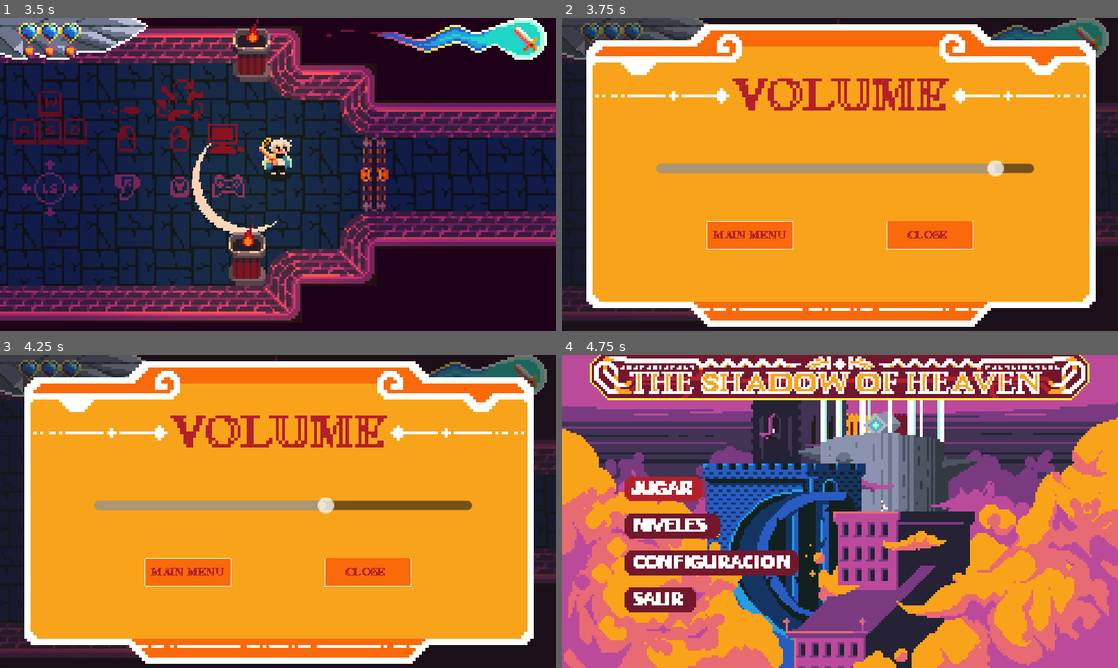
Above: before the commit, frames 1-4 (two rows, left to right).
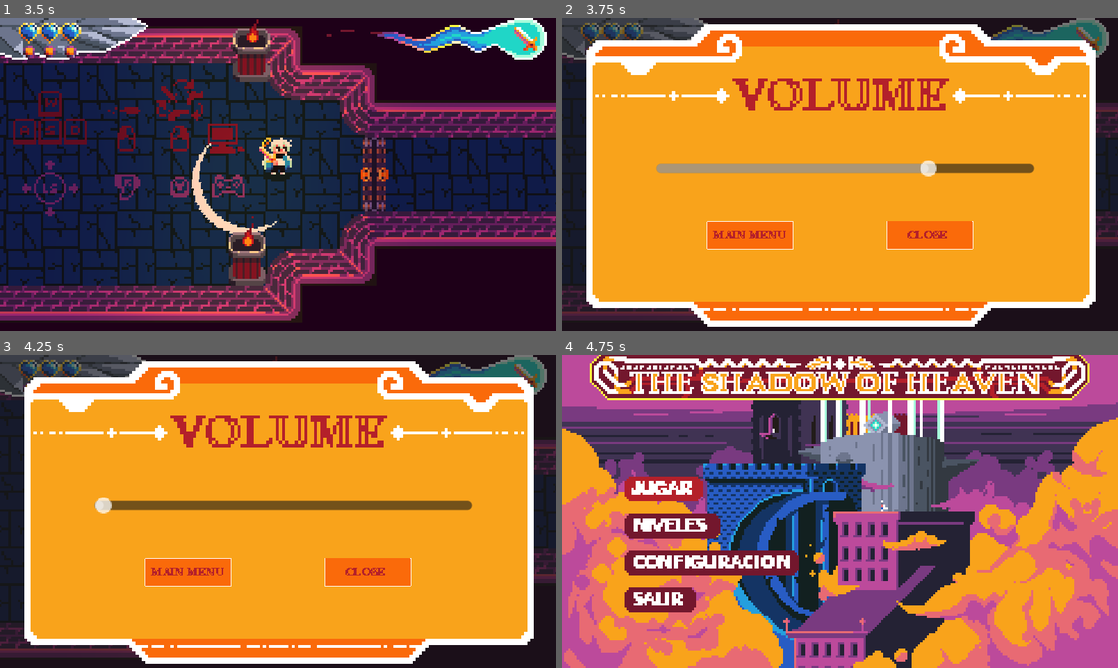
Above: after the commit, the same moments.

Repository: NielsOuvrard/TheShadowOfHeaven
Game: Godot game, scene res://Scenes/SplashScreen.tscn
Same seed, same stepped clock (60 frames per second), same inputs: the game is played once before the commit and once after it.
Inputs (mouse positions are in pixels of both pictures, inside the frame that each line leads up to):
- Up to frame 1 (3.5 s): tap Enter at 0.5, 2 s; move the mouse to (400, 158) at 0.52 s; press the mouse at (400, 158) at 0.53 s; hold Right (move_right) 0.53-1.25 s; release the mouse at (400, 158) at 1.25 s; tap Space at 1.25 s; drag from (166, 190) to (250, 237) at 1.27 s; move the mouse to (333, 105) at 2.02 s; press the mouse at (333, 105) at 2.03 s; hold Right (move_right) 2.03-2.75 s; tap Shift (dash) at 2.1 s; release the mouse at (333, 105) at 2.75 s; drag from (250, 237) to (278, 155) at 2.77 s
- Up to frame 2 (3.75 s): move the mouse to (1006, 221) at 3.52 s; press the mouse at (1006, 221) at 3.53 s; hold Left (move_left) from 3.53 s (still down); tap P (open_config) at 3.6 s
- Up to frame 3 (4.25 s): keep holding Left (move_left); tap R (reload) at 4.15 s
- Up to frame 4 (4.75 s): release Left (move_left) at 4.25 s; release the mouse at (1006, 558) at 4.25 s; click (751, 570) at 4.25 s

Frame 1 is identical in both runs. In frame 2, 0.5% of the frame differs, in the area x 64-80%, y 45-51%; in frame 3, 1.4%, in the area x 17-61%, y 45-51%; in frame 4, nothing differs.

Commit message:
item shadow fix, music in all levels and sounds volume

Diff:
--- a/Scenes/Betreyal.tscn
+++ b/Scenes/Betreyal.tscn
@@ -11,6 +11,7 @@
 [ext_resource type="PackedScene" uid="uid://b0ckibqpi4lpm" path="res://Scenes/chest.tscn" id="8_bco7m"]
 [ext_resource type="PackedScene" uid="uid://bcbtjhffrph75" path="res://Scenes/item.tscn" id="9_wjwrd"]
 [ext_resource type="PackedScene" uid="uid://domryt018ofom" path="res://Scenes/weapon.tscn" id="10_54dm5"]
+[ext_resource type="AudioStream" uid="uid://fxx1qh8n6sve" path="res://Assets/Sounds/Music/Level2.mp3" id="12_k2vvb"]
 
 [node name="Betreyal" type="Node2D"]
 z_index = 1
@@ -636,4 +637,9 @@
 [node name="EnemyBasic12" parent="ROOM_5" instance=ExtResource("6_y1xmd")]
 position = Vector2(1784, 520)
 
+[node name="Level2" type="AudioStreamPlayer" parent="."]
+stream = ExtResource("12_k2vvb")
+volume_db = -15.0
+autoplay = true
+
 [connection signal="opening" from="ROOM_5/Door10" to="." method="_on_door_10_opening"]
--- a/Scenes/ConfigPanel.tscn
+++ b/Scenes/ConfigPanel.tscn
@@ -44,6 +44,8 @@
 offset_right = 652.0
 offset_bottom = 449.0
 scale = Vector2(4, 4)
+min_value = -30.0
+max_value = 0.0
 editable = false
 script = SubResource("GDScript_dpqtq")
 
--- a/Scenes/Wrath.tscn
+++ b/Scenes/Wrath.tscn
@@ -14,6 +14,7 @@
 [ext_resource type="PackedScene" uid="uid://dacosqfur2u5l" path="res://Scenes/spikes.tscn" id="10_dh6ff"]
 [ext_resource type="PackedScene" uid="uid://ccr7fpc8pwy60" path="res://Scenes/deamon.tscn" id="11_024px"]
 [ext_resource type="PackedScene" uid="uid://k1nxlv42ukb" path="res://Scenes/asrael.tscn" id="13_gc3or"]
+[ext_resource type="AudioStream" uid="uid://d3qf3qynlej2j" path="res://Assets/Sounds/Music/Level3.mp3" id="15_0t1d0"]
 
 [node name="Wrath" type="Node2D"]
 z_index = 1
@@ -821,5 +822,10 @@
 [node name="Spikes52" parent="SPIKES/ROOM_4" instance=ExtResource("10_dh6ff")]
 position = Vector2(496, 86)
 
+[node name="Level3" type="AudioStreamPlayer" parent="."]
+stream = ExtResource("15_0t1d0")
+volume_db = -10.0
+autoplay = true
+
 [connection signal="opening" from="ROOMS/RoomFinal/Door14" to="." method="_on_door_14_opening"]
 [connection signal="asrael_die" from="ROOMS/RoomFinal/Asrael" to="." method="_on_asrael_asrael_die"]
--- a/Scenes/gameplay.tscn
+++ b/Scenes/gameplay.tscn
@@ -1,8 +1,7 @@
-[gd_scene load_steps=5 format=3 uid="uid://cl2bfax75pt7d"]
+[gd_scene load_steps=4 format=3 uid="uid://cl2bfax75pt7d"]
 
 [ext_resource type="PackedScene" uid="uid://c43q6ncwe5wl0" path="res://Scenes/hud.tscn" id="1_4fvy5"]
 [ext_resource type="Script" path="res://Scripts/gameplay.gd" id="1_wtfop"]
-[ext_resource type="AudioStream" uid="uid://bxx6my6krp8pu" path="res://Assets/Sounds/MusicOld/AudioMain.mp3" id="3_0lt7v"]
 [ext_resource type="PackedScene" uid="uid://smk6r6ygbleh" path="res://Scenes/ConfigPanel.tscn" id="4_rxlm5"]
 
 [node name="Gameplay" type="Node2D"]
@@ -20,19 +19,13 @@
 grow_vertical = 2
 color = Color(0.117227, 3.39021e-06, 0.0957673, 1)
 
-[node name="GamePlayAudio" type="AudioStreamPlayer2D" parent="."]
-process_mode = 3
-stream = ExtResource("3_0lt7v")
-autoplay = true
-
 [node name="CanvasLayer" type="CanvasLayer" parent="."]
 
 [node name="HUD" parent="CanvasLayer" instance=ExtResource("1_4fvy5")]
 
 [node name="CanvasPanel" type="CanvasLayer" parent="."]
 
-[node name="ConfigPanel" parent="CanvasPanel" node_paths=PackedStringArray("background_music") instance=ExtResource("4_rxlm5")]
+[node name="ConfigPanel" parent="CanvasPanel" instance=ExtResource("4_rxlm5")]
 visible = false
-background_music = NodePath("../../GamePlayAudio")
 
 [connection signal="closed" from="CanvasPanel/ConfigPanel" to="." method="_on_config_panel_closed"]
--- a/Scenes/greed.tscn
+++ b/Scenes/greed.tscn
@@ -13,6 +13,7 @@
 [ext_resource type="PackedScene" uid="uid://b0ckibqpi4lpm" path="res://Scenes/chest.tscn" id="10_bqy8t"]
 [ext_resource type="PackedScene" uid="uid://cmfinma8lhai7" path="res://Scenes/ghost.tscn" id="10_jlttf"]
 [ext_resource type="Texture2D" uid="uid://bxlaox66kqmyw" path="res://Assets/World/ControlCofre.png" id="11_4kwqn"]
+[ext_resource type="AudioStream" uid="uid://1qa1eme11s70" path="res://Assets/Sounds/Music/Level1.mp3" id="14_kaa8g"]
 
 [node name="Greed" type="Node2D"]
 y_sort_enabled = true
@@ -514,5 +515,10 @@
 position = Vector2(1809, 663)
 color = Color(0.945098, 0.870588, 0, 1)
 
+[node name="Level1" type="AudioStreamPlayer" parent="."]
+stream = ExtResource("14_kaa8g")
+volume_db = -10.0
+autoplay = true
+
 [connection signal="opening" from="ROOM_2/Door3" to="." method="_save_game"]
 [connection signal="opening" from="ROOM_5/Door9" to="." method="_on_door_9_opening"]
--- a/Scenes/main_menu.tscn
+++ b/Scenes/main_menu.tscn
@@ -45,9 +45,8 @@
 vframes = 4
 frame = 1
 
-[node name="ConfigPanel" parent="." node_paths=PackedStringArray("background_music") instance=ExtResource("5_fquun")]
+[node name="ConfigPanel" parent="." instance=ExtResource("5_fquun")]
 visible = false
 z_index = 1
-background_music = NodePath("../AudioTitle")
 
 [connection signal="closed" from="ConfigPanel" to="." method="_on_config_panel_closed"]
--- a/Scripts/config_panel.gd
+++ b/Scripts/config_panel.gd
@@ -8,7 +8,7 @@
 @onready var close_button: Button = $CloseButton
 @onready var menu_items := [volume_slider, main_menu_button, close_button]
 
-@export var background_music: AudioStreamPlayer2D
+#@export var background_music: AudioStreamPlayer2D
 
 # In Godot, the volume in dB typically ranges from
 # -80 dB (silence) to 0 dB (maximum volume)
@@ -22,10 +22,10 @@
 		closed.emit()
 		get_tree().change_scene_to_file("res://Scenes/main_menu.tscn")
 ]
-
+var master_bus = AudioServer.get_bus_index("Master")
 
 func _ready():
-	volume_slider.value = (background_music.volume_db + abs(VOLUME_MIN)) / abs(VOLUME_MIN) * 100
+	#volume_slider.value = (background_music.volume_db + abs(VOLUME_MIN)) / abs(VOLUME_MIN) * 100
 
 	# Unable the elements for a moment to avoid unwanted clicks
 	await get_tree().create_timer(0.1).timeout
@@ -78,4 +78,11 @@
 	get_tree().change_scene_to_file("res://Scenes/main_menu.tscn")
 
 func _on_volume_slider_drag_ended(_value_changed: bool) -> void:
-	background_music.volume_db = VOLUME_MIN + (volume_slider.value / 100 * abs(VOLUME_MIN))
+	#background_music.volume_db = VOLUME_MIN + (volume_slider.value / 100 * abs(VOLUME_MIN))
+
+	AudioServer.set_bus_volume_db(master_bus, volume_slider.value)
+
+	if volume_slider.value == -30:
+		AudioServer.set_bus_mute(master_bus, true)
+	elif volume_slider.value == 0:
+		AudioServer.set_bus_mute(master_bus, false)
--- a/Scripts/item.gd
+++ b/Scripts/item.gd
@@ -9,6 +9,7 @@
 @onready var item_sprite: Sprite2D = $ItemSprite
 @onready var sound_take_item: AudioStreamPlayer2D = $TakeItem
 @onready var destroy_cooldown: Timer = $DestroyCooldown
+@onready var shadow_small: Sprite2D = $ShadowSmall
 
 @export var type := Data.Items.PISTOL_AMMO
 @export var is_static := false
@@ -41,6 +42,7 @@
 			text_animated.position = position
 			get_parent().add_child(text_animated)
 		item_sprite.visible = false
+		shadow_small.visible = false
 		destroy_cooldown.start()
 		sound_take_item.play()
 
Not shown: 1 places in Scenes/Betreyal.tscn that only renumber resources
Not shown: 1 places in Scenes/Wrath.tscn that only renumber resources
Not shown: 1 places in Scenes/greed.tscn that only renumber resources
